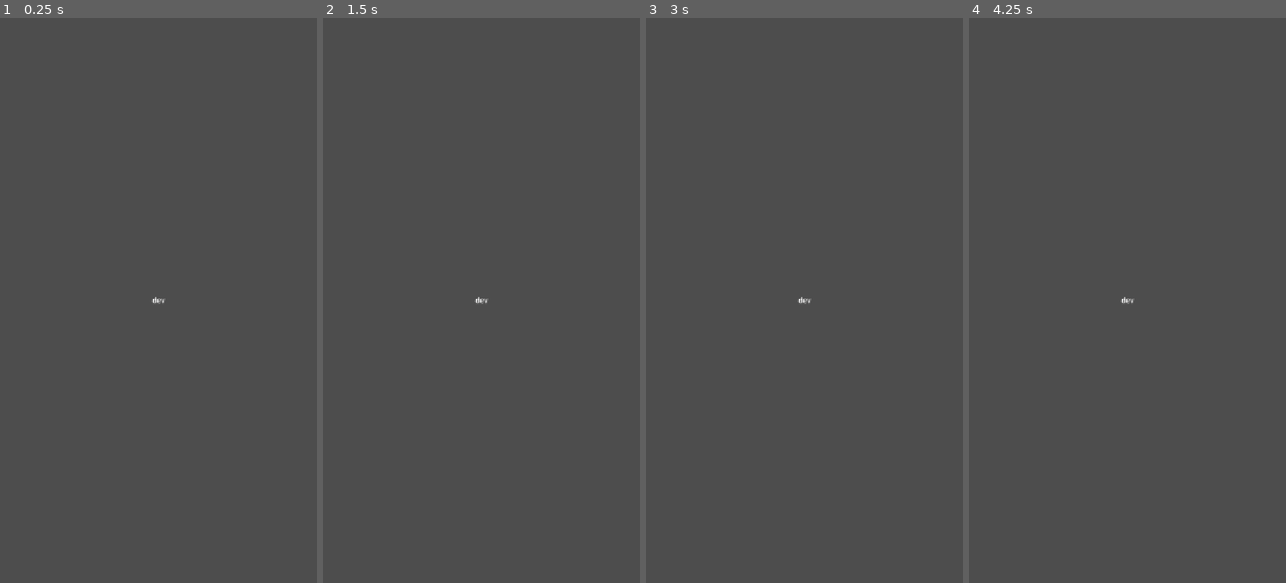
Above: before the commit, frames 1-4 (left to right).
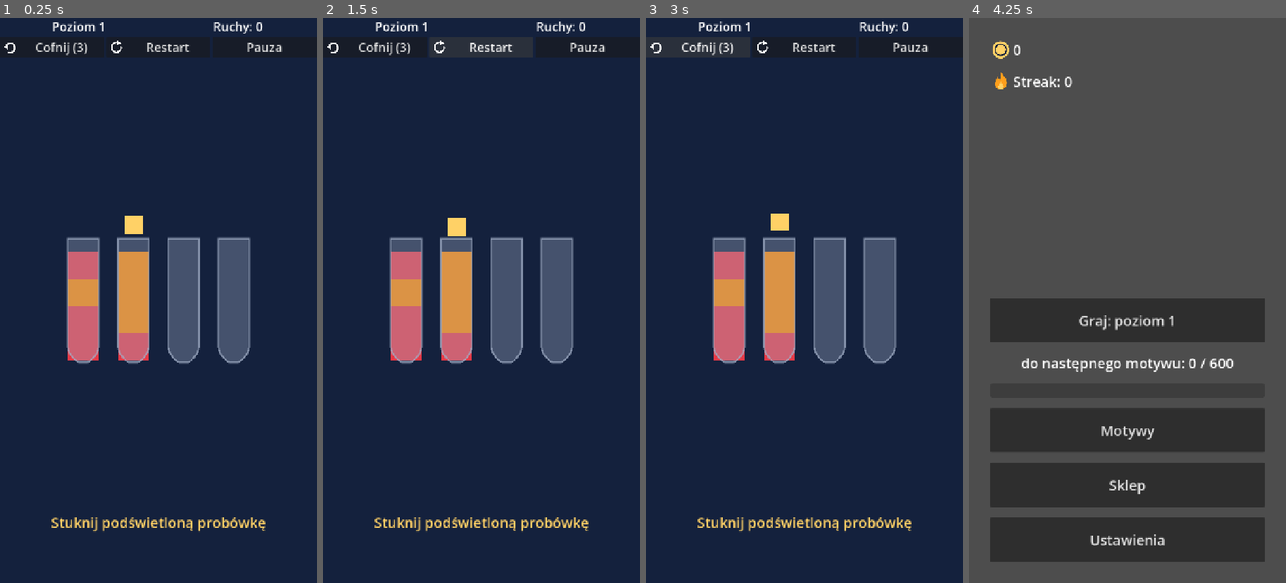
Above: after the commit, the same moments.

Repository: FHubert/first-auto-game
Game: Godot game, scene res://src/core/main.tscn
Two runs of this game, one before a commit and one after it. Both use one fixed random seed, a clock stepped at 60 frames per second and the inputs below.
Inputs (mouse positions are in pixels of both pictures, inside the frame that each line leads up to):
- Up to frame 1 (0.25 s): no input
- Up to frame 2 (1.5 s): click (481, 46) at 0.5 s, where only the run after the commit has a clickable "Restart"; click (481, 46) at 1.25 s, where only the run after the commit has a clickable "Restart"
- Up to frame 3 (3 s): click (804, 46) at 2 s, where only the run after the commit has a clickable "Restart"; click (696, 46) at 2.75 s, where only the run after the commit has a clickable "Cofnij (3)"
- Up to frame 4 (4.25 s): click (1232, 46) at 3.5 s, where only the run after the commit has a clickable "Pauza"

The runs differ from the first frame. In frame 1, 100% of the frame differs, in the area x 0-100%, y 0-100%; in frame 2, 100%; in frame 3, 100%; in frame 4, 28%.

Commit message:
feat(T-022): Home, Settings i nawigacja (App router), pierwsze uruchomienie → poziom 1
Co-Authored-By: Claude Fable 5.1 <noreply@anthropic.com>
Claude-Session: https://claude.ai/code/session_01WTHQ8svE91PgoHBu6zvsQW

Diff:
--- /dev/null
+++ b/game/src/core/app.gd
@@ -0,0 +1,68 @@
+class_name App
+extends Control
+## Router ekranow: Home <-> Level <-> Settings. Budowany w kodzie.
+
+const SCREEN_HOME: String = "home"
+const SCREEN_LEVEL: String = "level"
+const SCREEN_SETTINGS: String = "settings"
+const SCENE_HOME: String = "res://src/ui/home.tscn"
+const SCENE_LEVEL: String = "res://src/levels/level.tscn"
+const SCENE_SETTINGS: String = "res://src/ui/settings_screen.tscn"
+
+var state: GameState
+var clock: Callable = func() -> int: return int(Time.get_unix_time_from_system())
+var _screen: Node
+var _screen_name: String = ""
+
+
+func _ready() -> void:
+	if state == null:
+		state = SaveSystem.load()
+	if bool(state.settings.get("tutorial_done", false)):
+		show_home()
+	else:
+		show_level()
+
+
+func current_screen() -> Node:
+	return _screen
+
+
+func current_screen_name() -> String:
+	return _screen_name
+
+
+func show_home() -> void:
+	var home: Home = _swap(SCENE_HOME, SCREEN_HOME)
+	home.play_pressed.connect(show_level)
+	home.settings_pressed.connect(show_settings)
+	home.themes_pressed.connect(func() -> void: Analytics.track_design("nav:themes"))
+	home.shop_pressed.connect(func() -> void: Analytics.track_design("nav:shop"))
+	add_child(home)
+
+
+func show_level() -> void:
+	var level: Level = _swap(SCENE_LEVEL, SCREEN_LEVEL)
+	level.clock = clock
+	level.pause_requested.connect(show_home)
+	level.home_requested.connect(show_home)
+	add_child(level)
+
+
+func show_settings() -> void:
+	var screen: SettingsScreen = _swap(SCENE_SETTINGS, SCREEN_SETTINGS)
+	screen.back_pressed.connect(show_home)
+	add_child(screen)
+
+
+## Zwalnia biezacy ekran, tworzy nowy ze stanem (przed add_child).
+func _swap(path: String, screen_name: String) -> Node:
+	if _screen != null:
+		remove_child(_screen)
+		_screen.queue_free()
+	_screen = (load(path) as PackedScene).instantiate()
+	_screen_name = screen_name
+	_screen.set("state", state)
+	if _screen.get("clock") != null:
+		_screen.set("clock", clock)
+	return _screen
--- a/game/src/core/main.gd
+++ b/game/src/core/main.gd
@@ -14,6 +14,15 @@
 		_label.text = "Playtest..."
 		var exit_code: int = _run_playtest(args)
 		get_tree().quit(exit_code)
+	else:
+		_start_app()
+
+
+func _start_app() -> void:
+	var app := App.new()
+	app.set_anchors_preset(Control.PRESET_FULL_RECT)
+	add_child(app)
+	_label.visible = false
 
 
 func _run_playtest(args: PackedStringArray) -> int:
--- a/game/src/levels/level.gd
+++ b/game/src/levels/level.gd
@@ -5,6 +5,7 @@
 signal level_won(level_no: int, coins: int)
 signal next_requested(level_no: int)
 signal pause_requested
+signal home_requested
 signal shop_requested(reason: String)
 
 const MODE_CAMPAIGN: String = "campaign"
@@ -47,6 +48,7 @@
 	hud.restart_pressed.connect(restart)
 	hud.pause_pressed.connect(pause)
 	level_complete.next_pressed.connect(on_next_pressed)
+	level_complete.home_pressed.connect(func() -> void: home_requested.emit())
 	if round == null:
 		load_level(state.level, state.theme_active)
 
--- /dev/null
+++ b/game/src/ui/home.gd
@@ -0,0 +1,102 @@
+class_name Home
+extends Control
+## Ekran glowny: Graj, monety, streak, pasek do motywu, nawigacja.
+
+signal play_pressed
+signal themes_pressed
+signal shop_pressed
+signal settings_pressed
+
+const TEXT_PLAY: String = "Graj: poziom %d"
+const TEXT_STREAK: String = "Streak: %d"
+const TEXT_THEME: String = "do następnego motywu: %d / %d"
+const TEXT_THEMES: String = "Motywy"
+const TEXT_SHOP: String = "Sklep"
+const TEXT_SETTINGS: String = "Ustawienia"
+const ICON_COIN: String = "res://assets/sprites/ui/icon_coin.svg"
+const ICON_STREAK: String = "res://assets/sprites/ui/icon_streak.svg"
+const FONT_SIZE: int = 32
+const BUTTON_HEIGHT: int = 100
+const MARGIN: int = 48
+
+var state: GameState
+var clock: Callable = func() -> int: return int(Time.get_unix_time_from_system())
+var play_button: Button
+var coins_label: Label
+var streak_label: Label
+var theme_progress: ProgressBar
+var theme_label: Label
+var themes_button: Button
+var shop_button: Button
+var settings_button: Button
+
+
+func _ready() -> void:
+	if state == null:
+		state = SaveSystem.load()
+	_build()
+	refresh()
+
+
+func refresh() -> void:
+	play_button.text = TEXT_PLAY % state.level
+	coins_label.text = str(state.coins)
+	streak_label.text = TEXT_STREAK % state.streak_days
+	var cost: int = Economy.theme_cost(state.themes_owned.size())
+	theme_progress.max_value = cost
+	theme_progress.value = mini(state.coins, cost)
+	theme_label.text = TEXT_THEME % [state.coins, cost]
+
+
+func _build() -> void:
+	var margin := MarginContainer.new()
+	margin.set_anchors_preset(Control.PRESET_FULL_RECT)
+	for side: String in ["left", "top", "right", "bottom"]:
+		margin.add_theme_constant_override("margin_" + side, MARGIN)
+	add_child(margin)
+	var box := VBoxContainer.new()
+	box.add_theme_constant_override("separation", 24)
+	margin.add_child(box)
+	coins_label = _icon_label(box, ICON_COIN)
+	streak_label = _icon_label(box, ICON_STREAK)
+	var spacer := Control.new()
+	spacer.size_flags_vertical = Control.SIZE_EXPAND_FILL
+	box.add_child(spacer)
+	play_button = _button(box, play_pressed)
+	theme_label = Label.new()
+	theme_label.add_theme_font_size_override("font_size", FONT_SIZE)
+	theme_label.horizontal_alignment = HORIZONTAL_ALIGNMENT_CENTER
+	box.add_child(theme_label)
+	theme_progress = ProgressBar.new()
+	theme_progress.show_percentage = false
+	theme_progress.custom_minimum_size = Vector2(0, 32)
+	box.add_child(theme_progress)
+	themes_button = _button(box, themes_pressed)
+	themes_button.text = TEXT_THEMES
+	shop_button = _button(box, shop_pressed)
+	shop_button.text = TEXT_SHOP
+	settings_button = _button(box, settings_pressed)
+	settings_button.text = TEXT_SETTINGS
+
+
+func _icon_label(parent: Control, icon_path: String) -> Label:
+	var row := HBoxContainer.new()
+	var icon := TextureRect.new()
+	icon.texture = load(icon_path)
+	icon.expand_mode = TextureRect.EXPAND_IGNORE_SIZE
+	icon.custom_minimum_size = Vector2(48, 48)
+	row.add_child(icon)
+	var label := Label.new()
+	label.add_theme_font_size_override("font_size", FONT_SIZE)
+	row.add_child(label)
+	parent.add_child(row)
+	return label
+
+
+func _button(parent: Control, sig: Signal) -> Button:
+	var b := Button.new()
+	b.custom_minimum_size = Vector2(0, BUTTON_HEIGHT)
+	b.add_theme_font_size_override("font_size", FONT_SIZE)
+	b.pressed.connect(func() -> void: sig.emit())
+	parent.add_child(b)
+	return b
--- /dev/null
+++ b/game/src/ui/home.tscn
@@ -0,0 +1,12 @@
+[gd_scene load_steps=2 format=3]
+
+[ext_resource type="Script" path="res://src/ui/home.gd" id="1_home"]
+
+[node name="Home" type="Control"]
+layout_mode = 3
+anchors_preset = 15
+anchor_right = 1.0
+anchor_bottom = 1.0
+grow_horizontal = 2
+grow_vertical = 2
+script = ExtResource("1_home")
--- a/game/src/ui/level_complete.gd
+++ b/game/src/ui/level_complete.gd
@@ -3,12 +3,14 @@
 ## Overlay po wygranej: monety, "Idealnie!" i przycisk "Dalej".
 
 signal next_pressed
+signal home_pressed
 
 # Teksty literalami do czasu lokalizacji (T-023: podmiana na tr()).
 const TEXT_TITLE: String = "Poziom %d ukonczony!"
 const TEXT_COINS: String = "+%d monet"
 const TEXT_PERFECT: String = "Idealnie!"
 const TEXT_NEXT: String = "Dalej"
+const TEXT_HOME: String = "Menu"
 const SAMPLE_COINS: int = 15
 const SAMPLE_LEVEL: int = 2
 
@@ -16,11 +18,14 @@
 @onready var coins_label: Label = $Panel/Box/CoinsLabel
 @onready var perfect_label: Label = $Panel/Box/PerfectLabel
 @onready var next_button: Button = $Panel/Box/NextButton
+@onready var home_button: Button = $Panel/Box/HomeButton
 
 
 func _ready() -> void:
 	next_button.text = TEXT_NEXT
 	next_button.pressed.connect(func() -> void: next_pressed.emit())
+	home_button.text = TEXT_HOME
+	home_button.pressed.connect(func() -> void: home_pressed.emit())
 	if get_parent() == get_tree().root:
 		show_result(SAMPLE_COINS, true, SAMPLE_LEVEL)
 
--- a/game/src/ui/level_complete.tscn
+++ b/game/src/ui/level_complete.tscn
@@ -58,3 +58,8 @@
 custom_minimum_size = Vector2(0, 90)
 layout_mode = 2
 theme_override_font_sizes/font_size = 32
+
+[node name="HomeButton" type="Button" parent="Panel/Box"]
+custom_minimum_size = Vector2(0, 90)
+layout_mode = 2
+theme_override_font_sizes/font_size = 32
--- /dev/null
+++ b/game/src/ui/settings_screen.gd
@@ -0,0 +1,91 @@
+class_name SettingsScreen
+extends Control
+## Ustawienia: muzyka, SFX, haptyka, jezyk, wersja. Zapis do GameState.settings.
+
+signal back_pressed
+signal settings_changed(key: String)
+
+const TEXT_MUSIC: String = "Muzyka"
+const TEXT_SFX: String = "Dźwięki"
+const TEXT_HAPTICS: String = "Wibracje"
+const TEXT_BACK: String = "Wróć"
+const TEXT_VERSION: String = "v%s (%s)"
+## [etykieta, kod locale]
+const LOCALES: Array = [["Systemowy", ""], ["English", "en"], ["Polski", "pl"], ["Deutsch", "de"]]
+const FONT_SIZE: int = 32
+const MARGIN: int = 48
+
+var state: GameState
+var music_toggle: CheckButton
+var sfx_toggle: CheckButton
+var haptics_toggle: CheckButton
+var locale_option: OptionButton
+var version_label: Label
+var back_button: Button
+
+
+func _ready() -> void:
+	if state == null:
+		state = SaveSystem.load()
+	_build()
+	apply_from_state()
+
+
+func set_setting(key: String, value: Variant) -> void:
+	state.settings[key] = value
+	SaveSystem.save(state)
+	settings_changed.emit(key)
+
+
+func apply_from_state() -> void:
+	music_toggle.set_pressed_no_signal(bool(state.settings.get("music_on", true)))
+	sfx_toggle.set_pressed_no_signal(bool(state.settings.get("sfx_on", true)))
+	haptics_toggle.set_pressed_no_signal(bool(state.settings.get("haptics_on", true)))
+	var code: String = str(state.settings.get("locale", ""))
+	for i in LOCALES.size():
+		if LOCALES[i][1] == code:
+			locale_option.select(i)
+
+
+func _build() -> void:
+	var margin := MarginContainer.new()
+	margin.set_anchors_preset(Control.PRESET_FULL_RECT)
+	for side: String in ["left", "top", "right", "bottom"]:
+		margin.add_theme_constant_override("margin_" + side, MARGIN)
+	add_child(margin)
+	var box := VBoxContainer.new()
+	box.add_theme_constant_override("separation", 24)
+	margin.add_child(box)
+	music_toggle = _toggle(box, TEXT_MUSIC, "music_on")
+	sfx_toggle = _toggle(box, TEXT_SFX, "sfx_on")
+	haptics_toggle = _toggle(box, TEXT_HAPTICS, "haptics_on")
+	locale_option = OptionButton.new()
+	locale_option.add_theme_font_size_override("font_size", FONT_SIZE)
+	for entry: Array in LOCALES:
+		locale_option.add_item(entry[0])
+	locale_option.item_selected.connect(
+		func(idx: int) -> void: set_setting("locale", LOCALES[idx][1])
+	)
+	box.add_child(locale_option)
+	version_label = Label.new()
+	version_label.text = TEXT_VERSION % [Version.VERSION, Version.BUILD_INFO]
+	version_label.add_theme_font_size_override("font_size", FONT_SIZE)
+	box.add_child(version_label)
+	var spacer := Control.new()
+	spacer.size_flags_vertical = Control.SIZE_EXPAND_FILL
+	box.add_child(spacer)
+	back_button = Button.new()
+	back_button.text = TEXT_BACK
+	back_button.custom_minimum_size = Vector2(0, 100)
+	back_button.add_theme_font_size_override("font_size", FONT_SIZE)
+	back_button.pressed.connect(func() -> void: back_pressed.emit())
+	box.add_child(back_button)
+
+
+func _toggle(parent: Control, text: String, key: String) -> CheckButton:
+	var t := CheckButton.new()
+	t.text = text
+	t.add_theme_font_size_override("font_size", FONT_SIZE)
+	t.toggled.connect(func(on: bool) -> void: set_setting(key, on))
+	parent.add_child(t)
+	return t
--- /dev/null
+++ b/game/src/ui/settings_screen.tscn
@@ -0,0 +1,12 @@
+[gd_scene load_steps=2 format=3]
+
+[ext_resource type="Script" path="res://src/ui/settings_screen.gd" id="1_set"]
+
+[node name="SettingsScreen" type="Control"]
+layout_mode = 3
+anchors_preset = 15
+anchor_right = 1.0
+anchor_bottom = 1.0
+grow_horizontal = 2
+grow_vertical = 2
+script = ExtResource("1_set")
--- /dev/null
+++ b/game/test/unit/test_app.gd
@@ -0,0 +1,53 @@
+extends GdUnitTestSuite
+
+const SAVE_PATH: String = "user://test_app.json"
+
+var _old_path: String
+
+
+func before_test() -> void:
+	GameConfig.reset()
+	_old_path = SaveSystem.save_path
+	SaveSystem.save_path = SAVE_PATH
+	_cleanup()
+
+
+func after_test() -> void:
+	_cleanup()
+	SaveSystem.save_path = _old_path
+
+
+func _cleanup() -> void:
+	for p in [SAVE_PATH, SAVE_PATH + ".tmp"]:
+		if FileAccess.file_exists(p):
+			DirAccess.remove_absolute(ProjectSettings.globalize_path(p))
+
+
+func _app(tutorial_done: bool) -> App:
+	var app: App = auto_free(App.new())
+	app.state = GameState.new()
+	app.state.settings["tutorial_done"] = tutorial_done
+	add_child(app)
+	return app
+
+
+func test_first_run_opens_level_one() -> void:
+	var app := _app(false)
+	assert_bool(app.current_screen() is Level).is_true()
+	assert_int((app.current_screen() as Level).level_no).is_equal(1)
+
+
+func test_navigation() -> void:
+	var app := _app(true)
+	assert_bool(app.current_screen() is Home).is_true()
+	app.show_settings()
+	assert_bool(app.current_screen() is SettingsScreen).is_true()
+	(app.current_screen() as SettingsScreen).back_pressed.emit()
+	assert_bool(app.current_screen() is Home).is_true()
+	app.state.level = 4
+	(app.current_screen() as Home).play_pressed.emit()
+	assert_bool(app.current_screen() is Level).is_true()
+	assert_int((app.current_screen() as Level).level_no).is_equal(4)
+	(app.current_screen() as Level).pause_requested.emit()
+	assert_bool(app.current_screen() is Home).is_true()
+	await get_tree().process_frame
--- /dev/null
+++ b/game/test/unit/test_home_settings.gd
@@ -0,0 +1,72 @@
+extends GdUnitTestSuite
+
+const SAVE_PATH: String = "user://test_settings.json"
+
+var _old_path: String
+
+
+func before_test() -> void:
+	GameConfig.reset()
+	_old_path = SaveSystem.save_path
+	SaveSystem.save_path = SAVE_PATH
+	_cleanup()
+
+
+func after_test() -> void:
+	_cleanup()
+	SaveSystem.save_path = _old_path
+
+
+func _cleanup() -> void:
+	for p in [SAVE_PATH, SAVE_PATH + ".tmp"]:
+		if FileAccess.file_exists(p):
+			DirAccess.remove_absolute(ProjectSettings.globalize_path(p))
+
+
+func _settings() -> SettingsScreen:
+	var s: SettingsScreen = auto_free(load("res://src/ui/settings_screen.tscn").instantiate())
+	s.state = GameState.new()
+	add_child(s)
+	return s
+
+
+func test_home_shows_state() -> void:
+	var st := GameState.new()
+	st.coins = 123
+	st.level = 7
+	st.streak_days = 3
+	var home: Home = auto_free(load("res://src/ui/home.tscn").instantiate())
+	home.state = st
+	add_child(home)
+	assert_str(home.play_button.text).contains("7")
+	assert_str(home.coins_label.text).contains("123")
+	assert_str(home.streak_label.text).contains("3")
+	assert_float(home.theme_progress.max_value).is_equal(600.0)
+	assert_float(home.theme_progress.value).is_equal(123.0)
+	var count: Array[int] = [0]
+	home.play_pressed.connect(func() -> void: count[0] += 1)
+	home.play_button.pressed.emit()
+	assert_int(count[0]).is_equal(1)
+
+
+func test_music_toggle_persists() -> void:
+	var s := _settings()
+	s.music_toggle.button_pressed = false
+	assert_bool(s.state.settings.music_on).is_false()
+	assert_bool(SaveSystem.load().settings.music_on).is_false()
+
+
+func test_locale_persists() -> void:
+	var s := _settings()
+	s.locale_option.select(3)
+	s.locale_option.item_selected.emit(3)
+	assert_str(s.state.settings.locale).is_equal("de")
+	assert_str(SaveSystem.load().settings.locale).is_equal("de")
+
+
+func test_version_and_apply_from_state() -> void:
+	var s := _settings()
+	assert_str(s.version_label.text).contains(Version.VERSION)
+	s.state.settings["sfx_on"] = false
+	s.apply_from_state()
+	assert_bool(s.sfx_toggle.button_pressed).is_false()
Not shown, added: game/src/core/app.gd.uid
Not shown, added: game/src/ui/home.gd.uid
Not shown, added: game/src/ui/settings_screen.gd.uid
Not shown, added: game/test/unit/test_app.gd.uid
Not shown, added: game/test/unit/test_home_settings.gd.uid
Not shown, changed: tools/screens.txt
